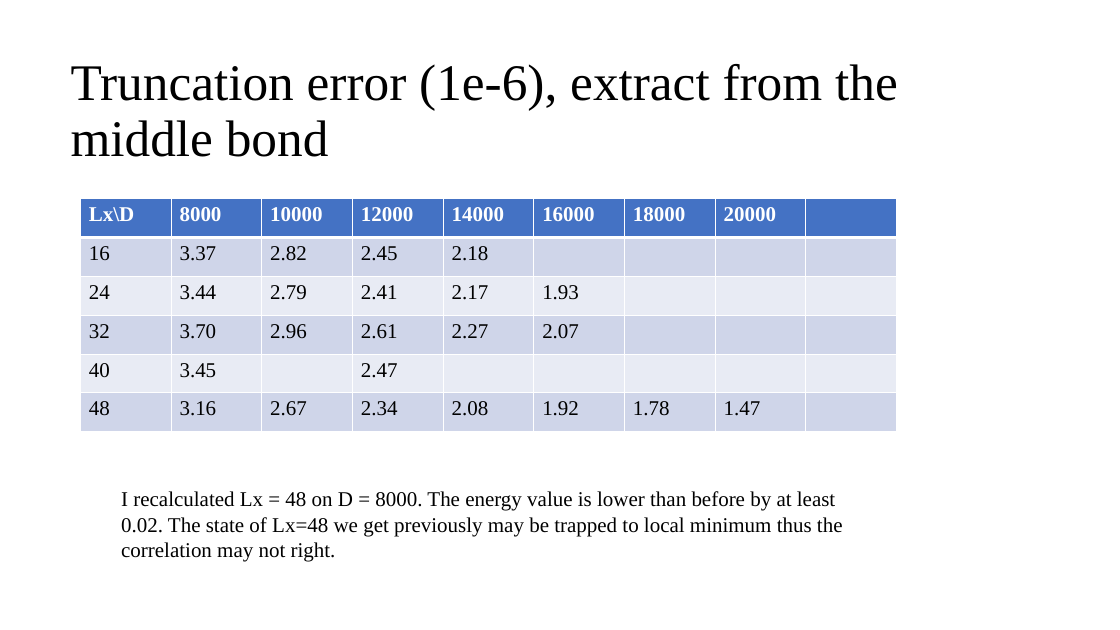
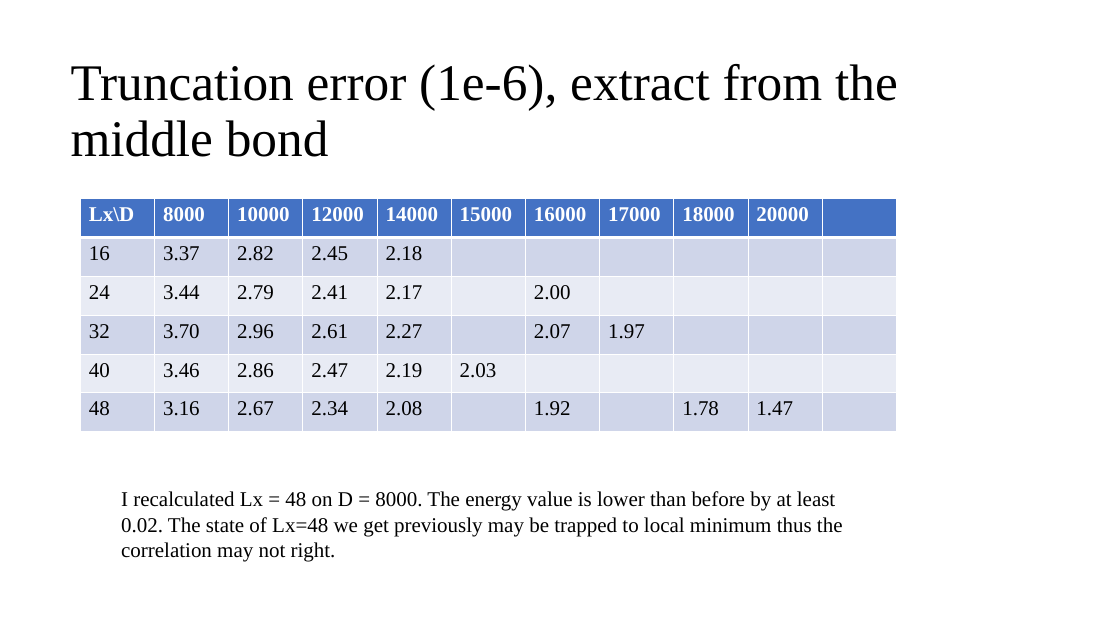
Before and after one commit to QuantumLiquids/SSH-Hubbard, a slide deck: slide 3 of note/SSH-Hubbard-Note6.pptx. Drawn at 1120x630 pixels with LibreOffice and Linux fonts; fonts in the diff are those of the drawing. Boxes give left, top, right and bottom in pixels: in the first picture for what was removed or moved away, otherwise in the second. Text is boxed around its words. In the diff, an @@ line names an element or a change of style, - is before the commit and + after.

```diff
--- a/note/SSH-Hubbard-Note6.pptx
+++ b/note/SSH-Hubbard-Note6.pptx
@@ table at <box>81,199,894,420</box> @@
-column 2, row 5: 3.45
+column 2, row 5: 3.46
-column 3, row 5: 
+column 3, row 5: 2.86
-column 5: 14000 | 2.18 | 2.17 | 2.27 |  | 2.08
-column 6: 16000 |  | 1.93 | 2.07 |  | 1.92
+column 5: 14000 | 2.18 | 2.17 | 2.27 | 2.19 | 2.08
+column 6: 15000 |  |  |  | 2.03 | 
+column 7: 16000 |  | 2.00 | 2.07 |  | 1.92
+column 8: 17000 |  |  | 1.97 |  | 
```
Also in this commit, not shown: 5 other slides changed, 1 slide added, 19 other files.
